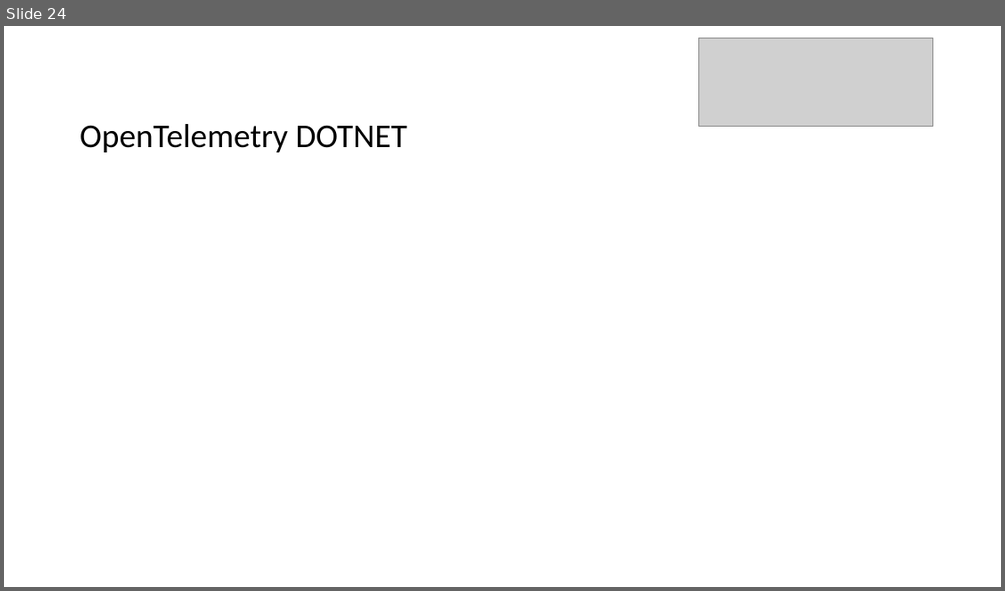
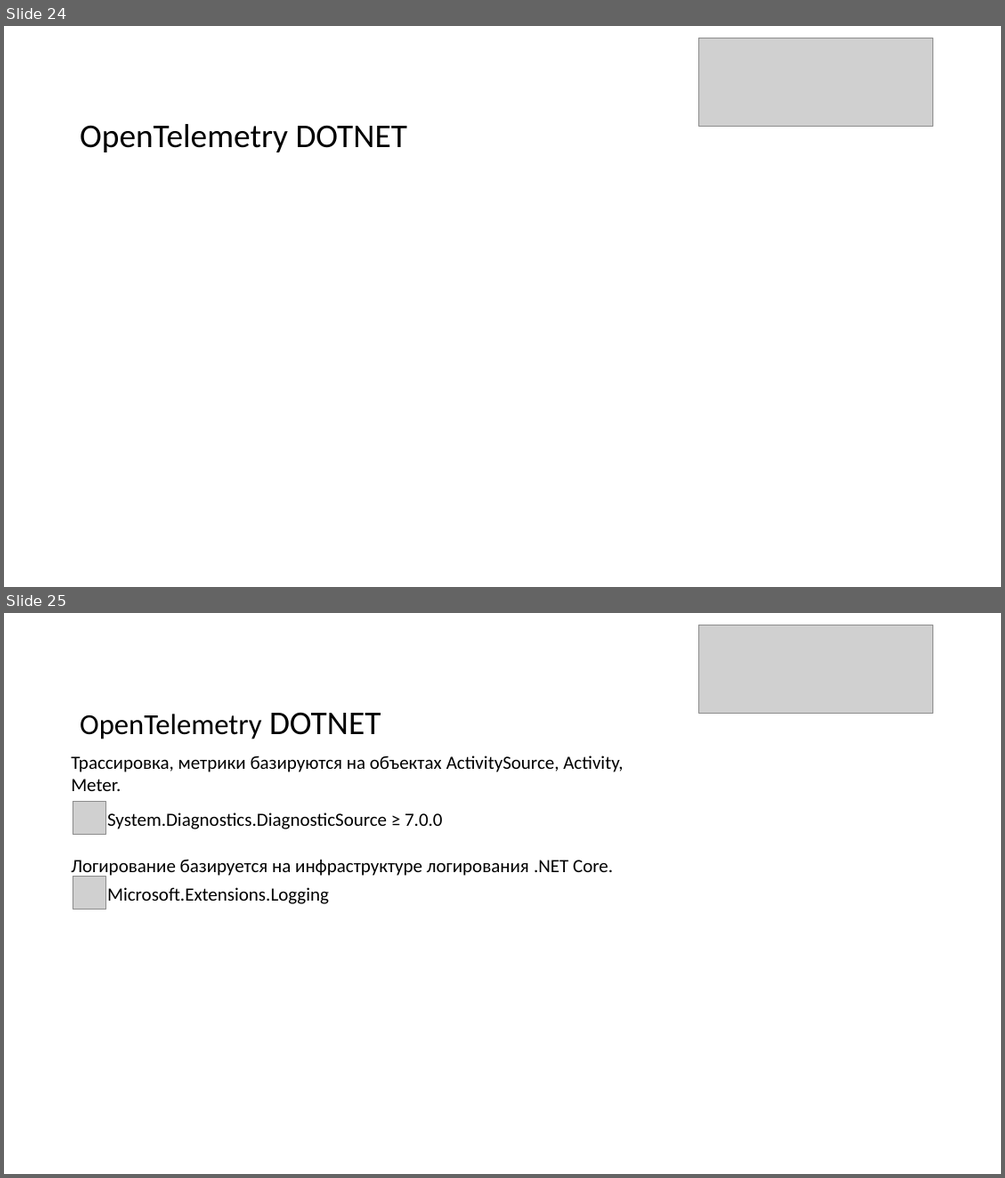
Before and after one commit to LoudThunderNET/OpenTelemetryPresentation, a slide deck: OpenTelemetry.pptx. Shown one above the other, each under a label of ours: slide 24 before the commit, slides 24 and 25 after it. The pictures are 1005x591 and 1005x1178 pixels, drawn with LibreOffice and Linux fonts; fonts in the diff are those of the drawing; grey boxes stand for pictures. Boxes give left, top, right and bottom in pixels: in the first picture for what was removed or moved away, otherwise in the second. Text is boxed around its words. In the diff, an @@ line names an element or a change of style, - is before the commit and + after.

Commit message:
Add dotnet embeding, links

```diff
--- a/OpenTelemetry.pptx
+++ b/OpenTelemetry.pptx
@@ slide 25 added at (4, 613, 1001, 1174), background #FFFFFF @@
@@ picture added at (699, 625, 932, 714) @@
@@ text added at (80, 712, 380, 739), 28 pt, text #000000 @@
+OpenTelemetry DOTNET
@@ text added at (71, 755, 623, 791), 18 pt, text #000000 @@
+Трассировка, метрики базируются на объектах ActivitySource, Activity, Meter.
@@ picture added at (73, 802, 105, 835) @@
@@ text added at (107, 812, 443, 829), 18 pt, text #000000 @@
+System.Diagnostics.DiagnosticSource ≥ 7.0.0
@@ text added at (71, 859, 613, 878), 18 pt, text #000000 @@
+Логирование базируется на инфраструктуре логирования .NET Core.
@@ picture added at (73, 876, 105, 909) @@
@@ text added at (107, 887, 329, 904), 18 pt, text #000000 @@
+Microsoft.Extensions.Logging
```
Also in this commit, not shown: 4 slides changed, 14 other slides added, 1 other file.
